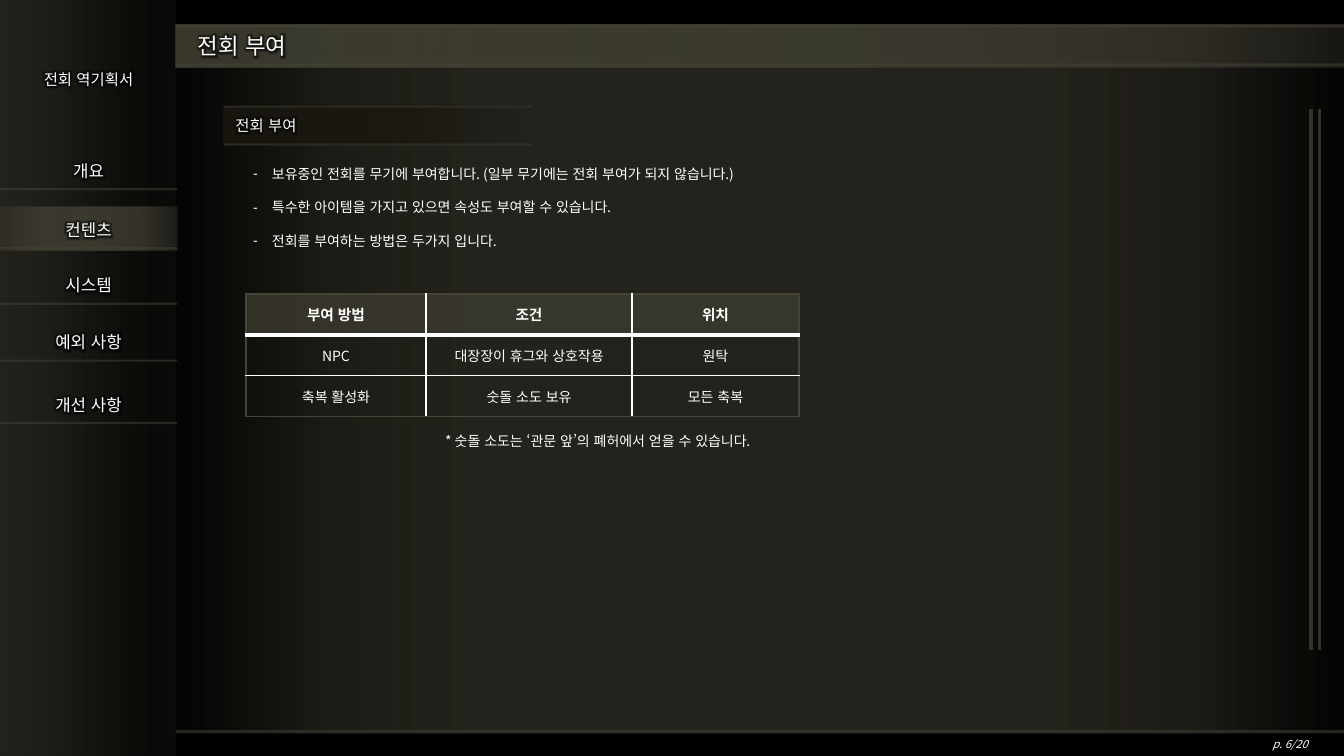
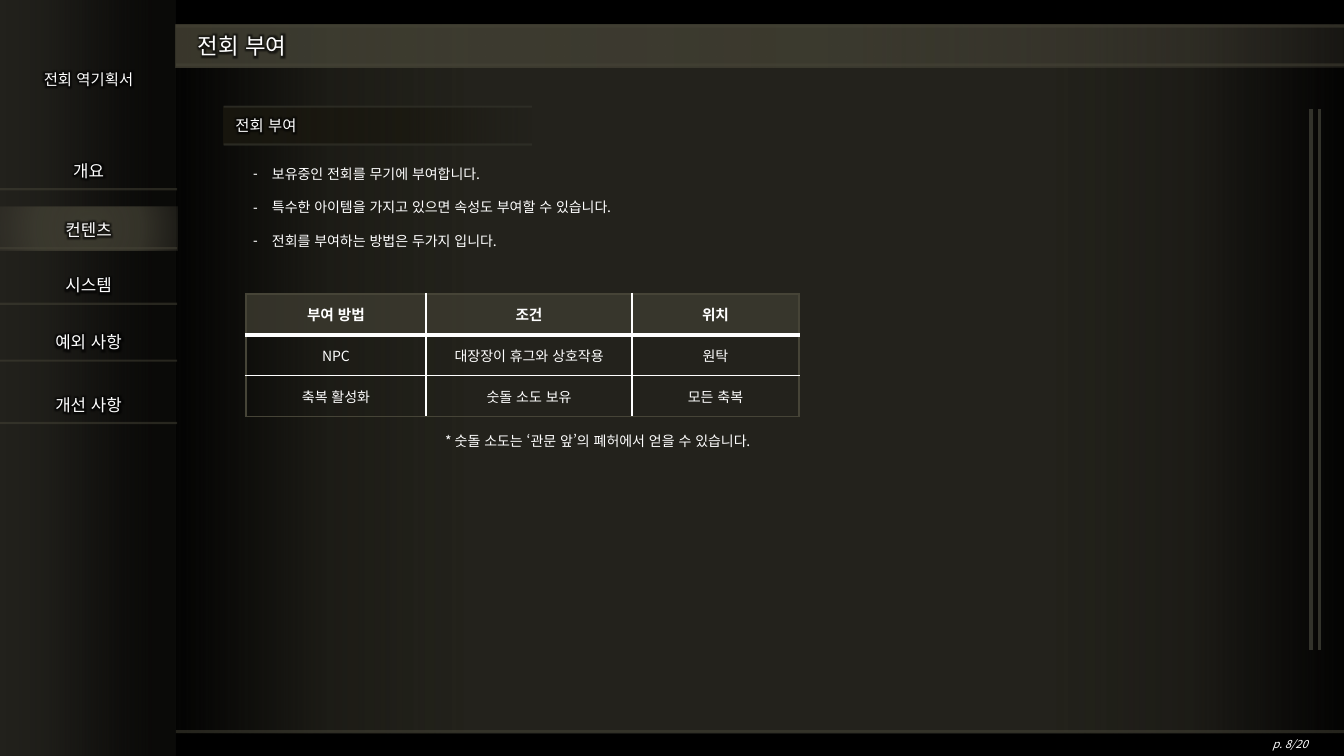
Before and after one commit to hjs0913/GameDesign, a slide deck: slide 8 of 엘든링 역기획서/엘든링_전회_역기획서.pptx (slide 6 before the commit). Drawn at 1344x756 pixels with LibreOffice and Linux fonts; fonts in the diff are those of the drawing; background and template pictures are left out. Boxes give left, top, right and bottom in pixels: in the first picture for what was removed or moved away, otherwise in the second. Text is boxed around its words. In the diff, an @@ line names an element or a change of style, - is before the commit and + after.

```diff
--- a/엘든링 역기획서/엘든링_전회_역기획서.pptx
+++ b/엘든링 역기획서/엘든링_전회_역기획서.pptx
@@ text at (272, 167, 480, 180): text changed @@
-– 보유중인 전회를 무기에 부여합니다. (일부 무기에는 전회 부여가 되지 않습니다.)
+– 보유중인 전회를 무기에 부여합니다.
```
Also in this commit, not shown: 2 slides added.
